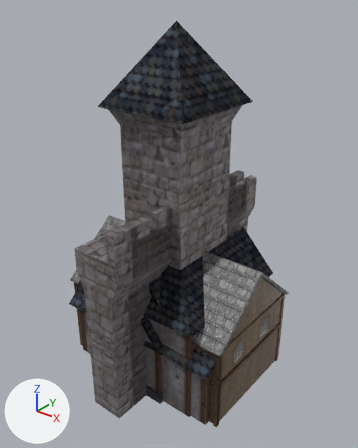
The Blender file Assets/Models/medieval_town/medieval_town_101223.blend: old version first, new version second.
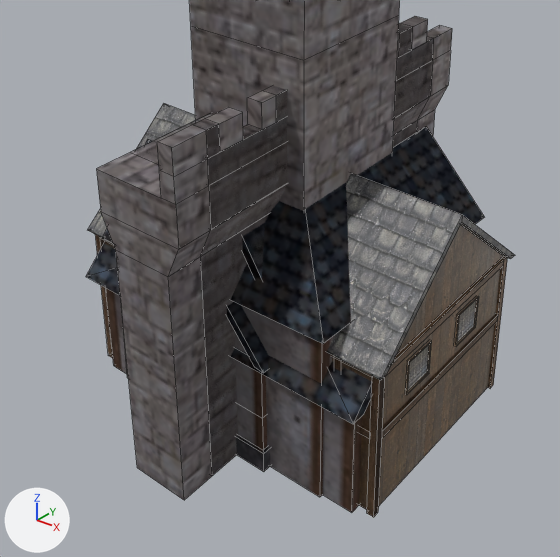
Each version is shown whole from a camera (50 mm lens) standing at (17.1, -21.2, 23.1) and looking at (0.1, 0.1, 9.8), then close up on the part from 7% to 87% of the width and 36% to 100% of the height. The lights are fixed; the arrows at lower left show +X, +Y and +Z. The close-ups show mesh edges as thin lines.

Before the edit, the objects in view are built like this:
```python
ob_gate = bpy.data.objects.new('gate', me_gate)
ob_gate.location = (0.0, 0.0, 0.0)
ob_gate.rotation_euler = (1.571, 0.0, 0.0)  # degrees (90, 0, 0)
ob_gate.scale = (0.01, 0.01, 0.01)
ob_house2 = bpy.data.objects.new('house2', me_house2)
ob_house2.location = (0.0, 0.0, 0.0)
ob_house2.rotation_euler = (1.571, 0.0, 0.0)  # degrees (90, 0, 0)
ob_house2.scale = (0.01, 0.01, 0.01)
ob_house8 = bpy.data.objects.new('house8', me_house8)
ob_house8.location = (0.0, 0.0, 0.0)
ob_house8.rotation_euler = (1.571, 0.0, 0.0)  # degrees (90, 0, 0)
ob_house8.scale = (0.01, 0.01, 0.01)
# also in view: 'house6' at (0.0, 0.0, 4.8); 'house7' at (0.0, 0.0, 3.4); 'wall' at (0.0, 0.0, 6.1); 'tower' at (0.0, 0.0, 10.7); 'house4' at (0.0, 0.0, 4.3)
```
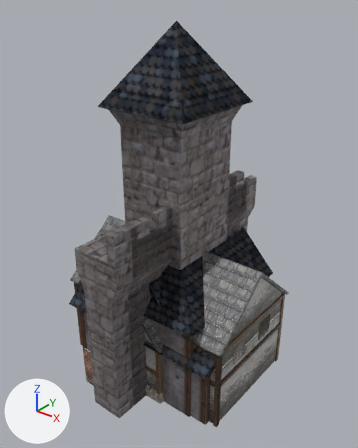
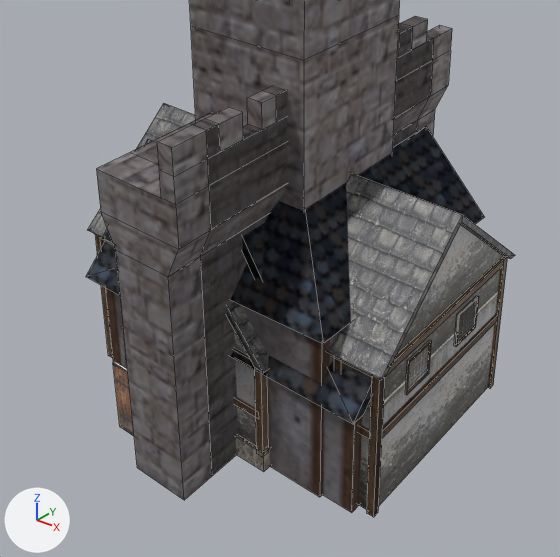
The change, as a list of edits to the scene's bpy script:
```text
Add img_doors_windows_png_003:
    img_doors_windows_png_003 = load_image('Doors_Windows.png.003', '../../Images/Medieval Buildings/Doors_Windows.png', 800, 800, 'sRGB')
Add img_doors_windows_png_004:
    img_doors_windows_png_004 = load_image('Doors_Windows.png.004', '../../Images/Medieval Buildings/Doors_Windows.png', 800, 800, 'sRGB')
Add img_plasterdamaged0925_4_350_jpg:
    img_plasterdamaged0925_4_350_jpg = load_image('PlasterDamaged0925_4_350.jpg', '../../Images/PlasterDamaged0925_4_350.jpg', 368, 350, 'sRGB')
Change mat_wall:
    where n4 = _N.new('ShaderNodeTexImage'); n4.name = 'Image Texture'
    n4.image: img_woodplanksold0292_7_350_jpg -> img_plasterdamaged0925_4_350_jpg
Add mat_door_003:
    mat_door_003 = bpy.data.materials.new('Door.003')
    # uses the picture img_doors_windows_png_003
Add mat_door_004:
    mat_door_004 = bpy.data.materials.new('Door.004')
    # uses the picture img_doors_windows_png_004
Change me_house2:
    used by ob_house2; location = (0.0, 0.0, 0.0); rotation_euler = (1.571, 0.0, 0.0), in degrees (90, 0, 0); scale = (0.01, 0.01, 0.01)
    remove me_house2.from_pydata(...)  # 76 vertices, 58 faces; spans x -241.0..241.0, y 0.0..724.0, z -454.0..454.0
    add me_house2.from_pydata(...)  # 252 vertices, 162 faces; spans x -241.0..241.0, y 0.0..805.0, z -454.0..454.0
    me_house2 part 2: the loose piece of 8 vertices spanning x -200.0..-174.0, y 2.0..208.0, z 364.0..390.0 is copied, and the copy is scaled about its middle by (1, 1.75, 1), then moved by (388.0, 132.0, 44.0), in mat_beams; it spans x 188.0..214.0, y 57.0..417.0, z 409.0..435.0
    me_house2 part 3: 1 vertex removed from x 207.0, y 203.0, z 425.0; 105 vertices added at x -219.0..207.0, y 0.0..418.0, z -429.0..434.0
    me_house2 part 4: 16 faces spanning x -241.0..241.0, y 414.0..724.0, z -454.0..454.0 switch from mat_mat1 (picture img_medi2_jpeg_001) to mat_roof
    me_house2 part 5: 10 faces spanning x -207.0..207.0, y 0.0..693.0, z -425.0..425.0 switch from mat_mat1 (picture img_medi2_jpeg_001) to mat_wall
    me_house2 part 6: 5 faces spanning x -127.0..219.0, y 0.0..75.0, z -436.0..436.0 switch from mat_mat1 (picture img_medi2_jpeg_001) to mat_chimney
    add me_house2.materials.append(mat_door_003)
    add me_house2.materials.append(mat_beams)
    add me_house2.materials.append(mat_door_004)
Change me_house8:
    where me_house8.from_pydata(...)  # 362 vertices, 242 faces; spans x -601.0..601.0, y -1.0..995.0, z -386.0..386.0
    used by ob_house8; location = (0.0, 0.0, 0.0); rotation_euler = (1.571, 0.0, 0.0), in degrees (90, 0, 0); scale = (0.01, 0.01, 0.01)
    me_house8 part 1: the loose piece of 16 vertices spanning x 571.0..579.0, y 349.0..471.0, z 84.0..206.0 is copied, and the copy is moved by (0.0, 0.0, -280.0); it spans x 571.0..579.0, y 349.0..471.0, z -196.0..-74.0
Add me_house8_002:
    me_house8_002.from_pydata(...)  # 8 vertices, 5 faces; spans x -441.0..-196.0, y -186.0..103.0, z 452.0..462.0
    me_house8_002.materials.append(mat_door)
Add ob_door:
    ob_door = bpy.data.objects.new('door', me_house8_002)
    ob_door.location = (0.0, 0.0, 0.0)
    ob_door.rotation_euler = (1.571, 0.0, 0.0)  # degrees (90, 0, 0)
    ob_door.scale = (0.01, 0.01, 0.01)
```

Changed parts and their boxes [x1, y1, x2, y2] in the close-ups (560 x 557 px):
'house8', surface changed, reshaped (brown to grey): [88, 104, 515, 517] in both
'house2', surface changed, reshaped (black to grey): [227, 302, 270, 472] in both
'door', added: after [113, 362, 134, 436]
part 1 of me_house8, added (black): after [455, 296, 479, 347]
part 2 of me_house2, added (brown): after [254, 370, 268, 453]
part 3 of me_house2, built on: before [235, 359, 267, 450]; after [233, 349, 270, 454]
part 4 of me_house2, recoloured: [227, 302, 269, 374] in both
part 5 of me_house2, recoloured: [234, 330, 247, 354] in both
part 6 of me_house2, recoloured (black to grey): [236, 437, 270, 472] in both
